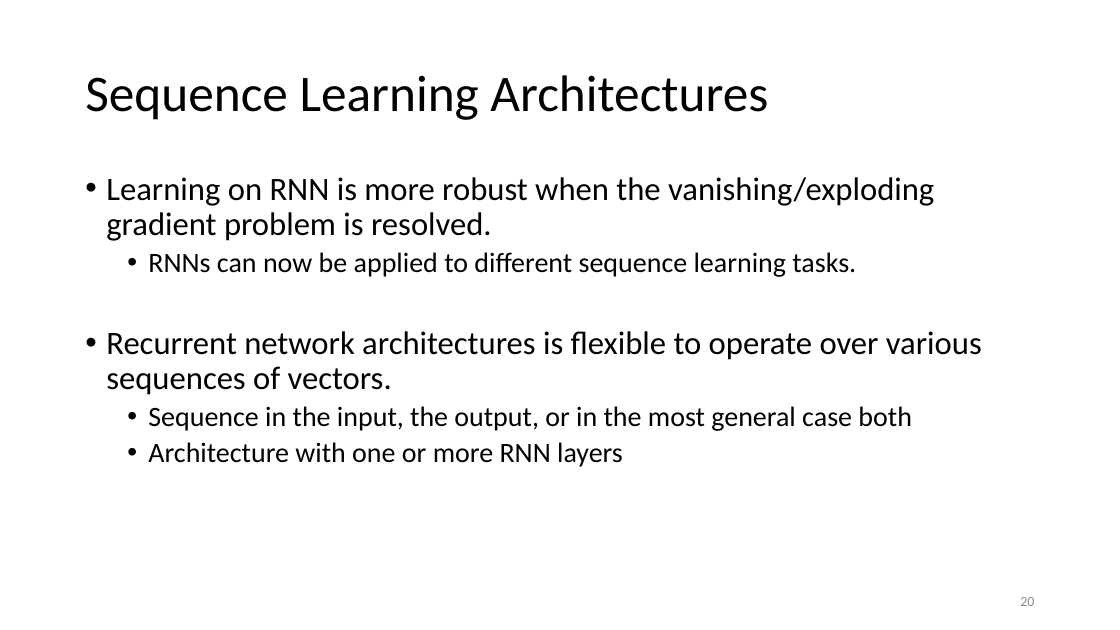
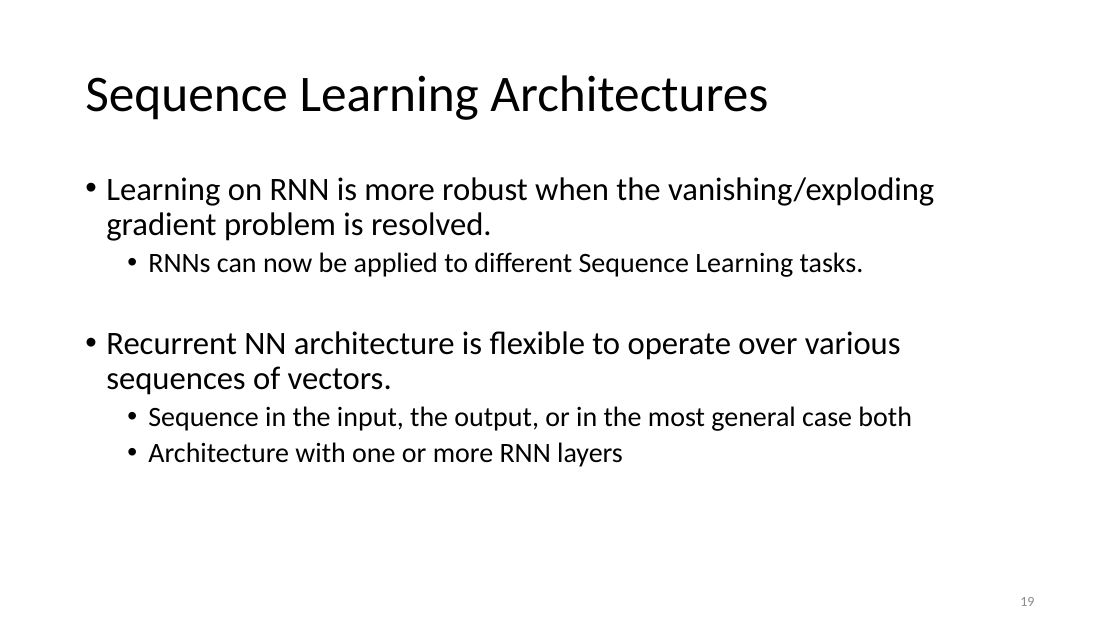
Before and after one commit to ailab-ua/courses, a slide deck: slide 19 of resources/recurrent_neural_networks_april_2019.pptx (slide 20 before the commit). Drawn at 1120x630 pixels with LibreOffice and Linux fonts; fonts in the diff are those of the drawing. Boxes give left, top, right and bottom in pixels: in the first picture for what was removed or moved away, otherwise in the second. Text is boxed around its words. In the diff, an @@ line names an element or a change of style, - is before the commit and + after.

```diff
--- a/resources/recurrent_neural_networks_april_2019.pptx
+++ b/resources/recurrent_neural_networks_april_2019.pptx
@@ text at bbox=[106, 252, 901, 395]: text changed @@
-  • RNNs can now be applied to different sequence learning tasks.
-• Recurrent network architectures is flexible to operate over various sequences of vectors.
+  • RNNs can now be applied to different Sequence Learning tasks.
+• Recurrent NN architecture is flexible to operate over various sequences of vectors.
@@ page number at bbox=[1020, 597, 1034, 606]: text changed @@
-20
+19
```
Also in this commit, not shown: 29 other slides changed, 1 slide added, 2 slides removed.
